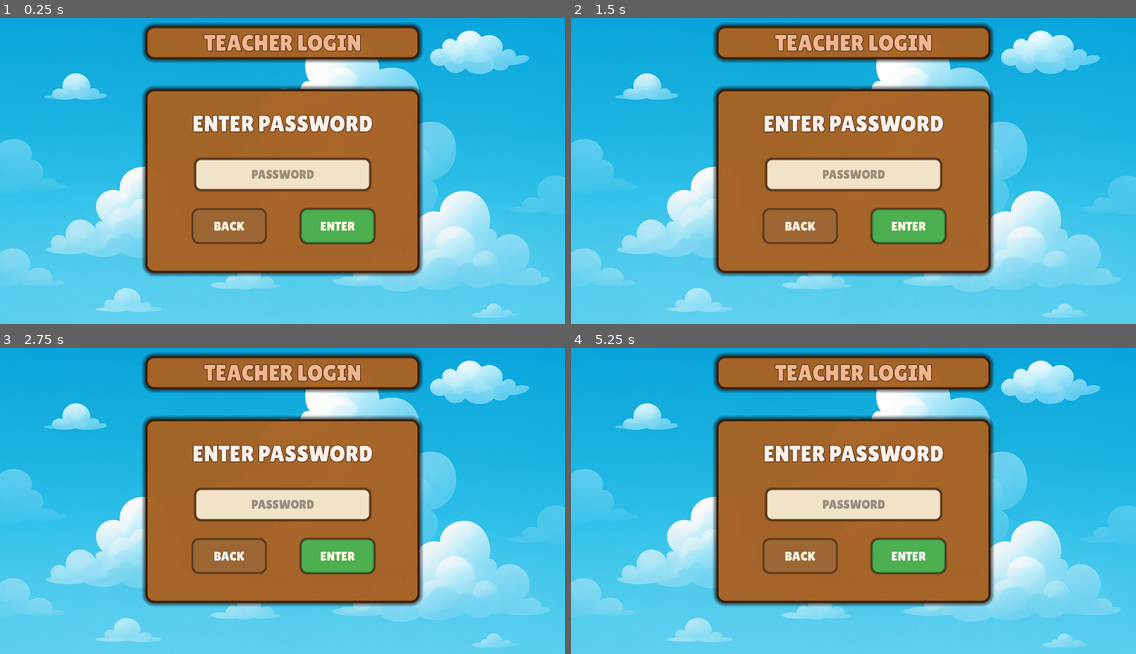
Above: before the commit, frames 1-4 (two rows, left to right).
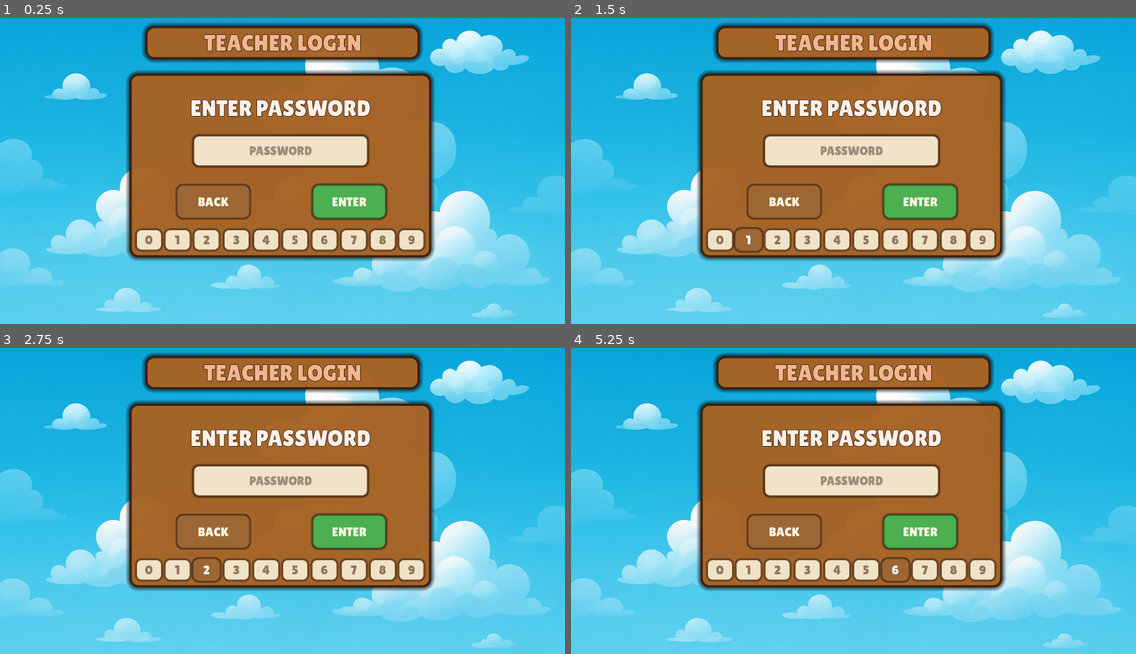
Above: after the commit, the same moments.

Repository: HumaidEbrahim/Arcademia
Game: Godot game, scene res://ui/menu/Login/teacher_login.tscn
The game is run twice, just before and just after one commit, with the same random seed, the same clock (stepped at 60 frames per second) and the same inputs. This scene is started directly instead of the project's main scene.
Inputs (mouse positions are in pixels of both pictures, inside the frame that each line leads up to):
- Up to frame 1 (0.25 s): no input
- Up to frame 2 (1.5 s): click (717, 241) at 0.5 s, where only the run after the commit has a clickable "0"; click (746, 241) at 1.25 s, where only the run after the commit has a clickable "1"
- Up to frame 3 (2.75 s): click (209, 571) at 2 s, where only the run after the commit has a clickable "2"
- Up to frame 4 (5.25 s): click (808, 571) at 2.75 s, where only the run after the commit has a clickable "3"; click (836, 571) at 3.5 s, where only the run after the commit has a clickable "4"; click (864, 571) at 4.25 s, where only the run after the commit has a clickable "5"; click (893, 571) at 5 s, where only the run after the commit has a clickable "6"

The runs differ from the first frame. In frame 1, 25% of the frame differs, in the area x 22-77%, y 17-85%; in frame 2, 24%; in frame 3, 24%; in frame 4, 25%.

Commit message:
Update teacher_login.tscn

Diff:
--- a/ui/menu/Login/teacher_login.tscn
+++ b/ui/menu/Login/teacher_login.tscn
@@ -104,6 +104,18 @@
 corner_radius_bottom_right = 18
 corner_radius_bottom_left = 18
 
+[sub_resource type="StyleBoxFlat" id="StyleBoxFlat_m1ron"]
+bg_color = Color(0.945098, 0.890196, 0.784314, 1)
+border_width_left = 6
+border_width_top = 6
+border_width_right = 6
+border_width_bottom = 6
+border_color = Color(0.431373, 0.27451, 0.137255, 1)
+corner_radius_top_left = 18
+corner_radius_top_right = 18
+corner_radius_bottom_right = 18
+corner_radius_bottom_left = 18
+
 [node name="TeacherLogin" type="Control"]
 layout_mode = 3
 anchors_preset = 15
@@ -159,14 +171,17 @@
 [node name="HeaderPanel" type="Panel" parent="."]
 custom_minimum_size = Vector2(50, 50)
 layout_mode = 1
-anchors_preset = 5
+anchors_preset = 8
 anchor_left = 0.5
+anchor_top = 0.5
 anchor_right = 0.5
-offset_left = -388.0
-offset_top = 234.0
-offset_right = 388.0
-offset_bottom = 755.0
-grow_horizontal = 2
+anchor_bottom = 0.5
+offset_left = -433.0
+offset_top = -260.0
+offset_right = 421.0
+offset_bottom = 261.0
+grow_horizontal = 2
+grow_vertical = 2
 size_flags_vertical = 0
 theme_override_styles/panel = SubResource("StyleBoxFlat_4mloa")
 
@@ -197,9 +212,9 @@
 anchor_right = 0.5
 anchor_bottom = 0.5
 offset_left = -247.5
-offset_top = -63.0
+offset_top = -86.0
 offset_right = 247.5
-offset_bottom = 25.0
+offset_bottom = 2.0
 grow_horizontal = 2
 grow_vertical = 2
 theme_override_colors/selection_color = Color(0, 0, 0, 1)
@@ -220,9 +235,9 @@
 anchor_top = 1.0
 anchor_bottom = 1.0
 offset_left = 133.0
-offset_top = -181.0
+offset_top = -206.0
 offset_right = 341.0
-offset_bottom = -85.0
+offset_bottom = -110.0
 grow_vertical = 0
 theme_override_colors/font_color = Color(1, 0.968627, 0.890196, 1)
 theme_override_colors/font_focus_color = Color(1, 0.968627, 0.890196, 1)
@@ -243,9 +258,9 @@
 anchor_right = 1.0
 anchor_bottom = 1.0
 offset_left = -336.0
-offset_top = -181.0
+offset_top = -206.0
 offset_right = -128.0
-offset_bottom = -85.0
+offset_bottom = -110.0
 grow_horizontal = 0
 grow_vertical = 0
 theme_override_colors/font_color = Color(1, 0.968627, 0.890196, 1)
@@ -258,3 +273,214 @@
 theme_override_styles/pressed = SubResource("StyleBoxFlat_c82h6")
 theme_override_styles/normal = SubResource("StyleBoxFlat_8t7ho")
 text = "ENTER"
+
+[node name="BtnZero" type="Button" parent="HeaderPanel"]
+layout_mode = 1
+anchors_preset = 2
+anchor_top = 1.0
+anchor_bottom = 1.0
+offset_left = 15.0
+offset_top = -83.0
+offset_right = 95.0
+offset_bottom = -16.0
+grow_vertical = 0
+theme_override_colors/font_color = Color(0.569106, 0.464353, 0.360271, 1)
+theme_override_colors/font_focus_color = Color(1, 0.968627, 0.890196, 1)
+theme_override_colors/font_pressed_color = Color(0.290196, 0.227451, 0.164706, 1)
+theme_override_fonts/font = ExtResource("2_shcu3")
+theme_override_font_sizes/font_size = 36
+theme_override_styles/focus = SubResource("StyleBoxFlat_hv06m")
+theme_override_styles/hover = SubResource("StyleBoxFlat_shcu3")
+theme_override_styles/pressed = SubResource("StyleBoxFlat_58hsh")
+theme_override_styles/normal = SubResource("StyleBoxFlat_m1ron")
+text = "0"
+
+[node name="BtnOne" type="Button" parent="HeaderPanel"]
+layout_mode = 1
+anchors_preset = 2
+anchor_top = 1.0
+anchor_bottom = 1.0
+offset_left = 96.0
+offset_top = -83.0
+offset_right = 176.0
+offset_bottom = -16.0
+grow_vertical = 0
+theme_override_colors/font_color = Color(0.569106, 0.464353, 0.360271, 1)
+theme_override_colors/font_focus_color = Color(1, 0.968627, 0.890196, 1)
+theme_override_colors/font_pressed_color = Color(0.290196, 0.227451, 0.164706, 1)
+theme_override_fonts/font = ExtResource("2_shcu3")
+theme_override_font_sizes/font_size = 36
+theme_override_styles/focus = SubResource("StyleBoxFlat_hv06m")
+theme_override_styles/hover = SubResource("StyleBoxFlat_shcu3")
+theme_override_styles/pressed = SubResource("StyleBoxFlat_58hsh")
+theme_override_styles/normal = SubResource("StyleBoxFlat_m1ron")
+text = "1"
+
+[node name="BtnTwo" type="Button" parent="HeaderPanel"]
+layout_mode = 1
+anchors_preset = 2
+anchor_top = 1.0
+anchor_bottom = 1.0
+offset_left = 178.0
+offset_top = -83.0
+offset_right = 258.0
+offset_bottom = -16.0
+grow_vertical = 0
+theme_override_colors/font_color = Color(0.569106, 0.464353, 0.360271, 1)
+theme_override_colors/font_focus_color = Color(1, 0.968627, 0.890196, 1)
+theme_override_colors/font_pressed_color = Color(0.290196, 0.227451, 0.164706, 1)
+theme_override_fonts/font = ExtResource("2_shcu3")
+theme_override_font_sizes/font_size = 36
+theme_override_styles/focus = SubResource("StyleBoxFlat_hv06m")
+theme_override_styles/hover = SubResource("StyleBoxFlat_shcu3")
+theme_override_styles/pressed = SubResource("StyleBoxFlat_58hsh")
+theme_override_styles/normal = SubResource("StyleBoxFlat_m1ron")
+text = "2"
+
+[node name="BtnThree" type="Button" parent="HeaderPanel"]
+layout_mode = 1
+anchors_preset = 2
+anchor_top = 1.0
+anchor_bottom = 1.0
+offset_left = 263.0
+offset_top = -83.0
+offset_right = 343.0
+offset_bottom = -16.0
+grow_vertical = 0
+theme_override_colors/font_color = Color(0.569106, 0.464353, 0.360271, 1)
+theme_override_colors/font_focus_color = Color(1, 0.968627, 0.890196, 1)
+theme_override_colors/font_pressed_color = Color(0.290196, 0.227451, 0.164706, 1)
+theme_override_fonts/font = ExtResource("2_shcu3")
+theme_override_font_sizes/font_size = 36
+theme_override_styles/focus = SubResource("StyleBoxFlat_hv06m")
+theme_override_styles/hover = SubResource("StyleBoxFlat_shcu3")
+theme_override_styles/pressed = SubResource("StyleBoxFlat_58hsh")
+theme_override_styles/normal = SubResource("StyleBoxFlat_m1ron")
+text = "3"
+
+[node name="BtnFour" type="Button" parent="HeaderPanel"]
+layout_mode = 1
+anchors_preset = 2
+anchor_top = 1.0
+anchor_bottom = 1.0
+offset_left = 347.0
+offset_top = -83.0
+offset_right = 427.0
+offset_bottom = -16.0
+grow_vertical = 0
+theme_override_colors/font_color = Color(0.569106, 0.464353, 0.360271, 1)
+theme_override_colors/font_focus_color = Color(1, 0.968627, 0.890196, 1)
+theme_override_colors/font_pressed_color = Color(0.290196, 0.227451, 0.164706, 1)
+theme_override_fonts/font = ExtResource("2_shcu3")
+theme_override_font_sizes/font_size = 36
+theme_override_styles/focus = SubResource("StyleBoxFlat_hv06m")
+theme_override_styles/hover = SubResource("StyleBoxFlat_shcu3")
+theme_override_styles/pressed = SubResource("StyleBoxFlat_58hsh")
+theme_override_styles/normal = SubResource("StyleBoxFlat_m1ron")
+text = "4"
+
+[node name="BtnFive" type="Button" parent="HeaderPanel"]
+layout_mode = 1
+anchors_preset = 2
+anchor_top = 1.0
+anchor_bottom = 1.0
+offset_left = 429.0
+offset_top = -83.0
+offset_right = 509.0
+offset_bottom = -16.0
+grow_vertical = 0
+theme_override_colors/font_color = Color(0.569106, 0.464353, 0.360271, 1)
+theme_override_colors/font_focus_color = Color(1, 0.968627, 0.890196, 1)
+theme_override_colors/font_pressed_color = Color(0.290196, 0.227451, 0.164706, 1)
+theme_override_fonts/font = ExtResource("2_shcu3")
+theme_override_font_sizes/font_size = 36
+theme_override_styles/focus = SubResource("StyleBoxFlat_hv06m")
+theme_override_styles/hover = SubResource("StyleBoxFlat_shcu3")
+theme_override_styles/pressed = SubResource("StyleBoxFlat_58hsh")
+theme_override_styles/normal = SubResource("StyleBoxFlat_m1ron")
+text = "5
+"
+
+[node name="BtnSix" type="Button" parent="HeaderPanel"]
+layout_mode = 1
+anchors_preset = 2
+anchor_top = 1.0
+anchor_bottom = 1.0
+offset_left = 512.0
+offset_top = -83.0
+offset_right = 592.0
+offset_bottom = -16.0
+grow_vertical = 0
+theme_override_colors/font_color = Color(0.569106, 0.464353, 0.360271, 1)
+theme_override_colors/font_focus_color = Color(1, 0.968627, 0.890196, 1)
+theme_override_colors/font_pressed_color = Color(0.290196, 0.227451, 0.164706, 1)
+theme_override_fonts/font = ExtResource("2_shcu3")
+theme_override_font_sizes/font_size = 36
+theme_override_styles/focus = SubResource("StyleBoxFlat_hv06m")
+theme_override_styles/hover = SubResource("StyleBoxFlat_shcu3")
+theme_override_styles/pressed = SubResource("StyleBoxFlat_58hsh")
+theme_override_styles/normal = SubResource("StyleBoxFlat_m1ron")
+text = "6"
+
+[node name="BtnSeven" type="Button" parent="HeaderPanel"]
+layout_mode = 1
+anchors_preset = 2
+anchor_top = 1.0
+anchor_bottom = 1.0
+offset_left = 595.0
+offset_top = -83.0
+offset_right = 675.0
+offset_bottom = -16.0
+grow_vertical = 0
+theme_override_colors/font_color = Color(0.569106, 0.464353, 0.360271, 1)
+theme_override_colors/font_focus_color = Color(1, 0.968627, 0.890196, 1)
+theme_override_colors/font_pressed_color = Color(0.290196, 0.227451, 0.164706, 1)
+theme_override_fonts/font = ExtResource("2_shcu3")
+theme_override_font_sizes/font_size = 36
+theme_override_styles/focus = SubResource("StyleBoxFlat_hv06m")
+theme_override_styles/hover = SubResource("StyleBoxFlat_shcu3")
+theme_override_styles/pressed = SubResource("StyleBoxFlat_58hsh")
+theme_override_styles/normal = SubResource("StyleBoxFlat_m1ron")
+text = "7"
+
+[node name="BtnEight" type="Button" parent="HeaderPanel"]
+layout_mode = 1
+anchors_preset = 2
+anchor_top = 1.0
+anchor_bottom = 1.0
+offset_left = 677.0
+offset_top = -83.0
+offset_right = 757.0
+offset_bottom = -16.0
+grow_vertical = 0
+theme_override_colors/font_color = Color(0.569106, 0.464353, 0.360271, 1)
+theme_override_colors/font_focus_color = Color(1, 0.968627, 0.890196, 1)
+theme_override_colors/font_pressed_color = Color(0.290196, 0.227451, 0.164706, 1)
+theme_override_fonts/font = ExtResource("2_shcu3")
+theme_override_font_sizes/font_size = 36
+theme_override_styles/focus = SubResource("StyleBoxFlat_hv06m")
+theme_override_styles/hover = SubResource("StyleBoxFlat_shcu3")
+theme_override_styles/pressed = SubResource("StyleBoxFlat_58hsh")
+theme_override_styles/normal = SubResource("StyleBoxFlat_m1ron")
+text = "8"
+
+[node name="BtnNine" type="Button" parent="HeaderPanel"]
+layout_mode = 1
+anchors_preset = 2
+anchor_top = 1.0
+anchor_bottom = 1.0
+offset_left = 758.0
+offset_top = -83.0
+offset_right = 838.0
+offset_bottom = -16.0
+grow_vertical = 0
+theme_override_colors/font_color = Color(0.569106, 0.464353, 0.360271, 1)
+theme_override_colors/font_focus_color = Color(1, 0.968627, 0.890196, 1)
+theme_override_colors/font_pressed_color = Color(0.290196, 0.227451, 0.164706, 1)
+theme_override_fonts/font = ExtResource("2_shcu3")
+theme_override_font_sizes/font_size = 36
+theme_override_styles/focus = SubResource("StyleBoxFlat_hv06m")
+theme_override_styles/hover = SubResource("StyleBoxFlat_shcu3")
+theme_override_styles/pressed = SubResource("StyleBoxFlat_58hsh")
+theme_override_styles/normal = SubResource("StyleBoxFlat_m1ron")
+text = "9"
Not shown: 1 places in ui/menu/Login/teacher_login.tscn that only renumber resources
